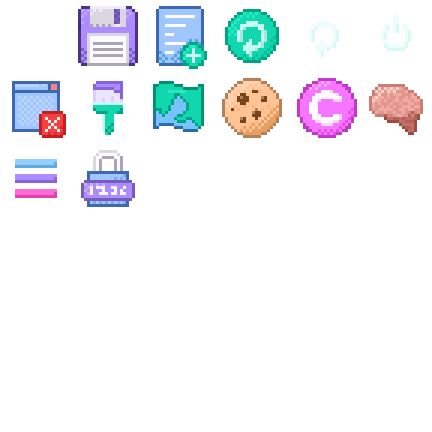
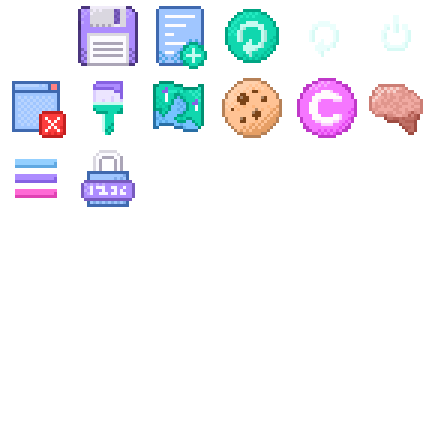
Comparing the layer stacks of the two (432, 432) images. Changes:
renamed "Layer 4" to "Layer 5", painted on it over [left=156, top=87, right=201, bottom=129]
